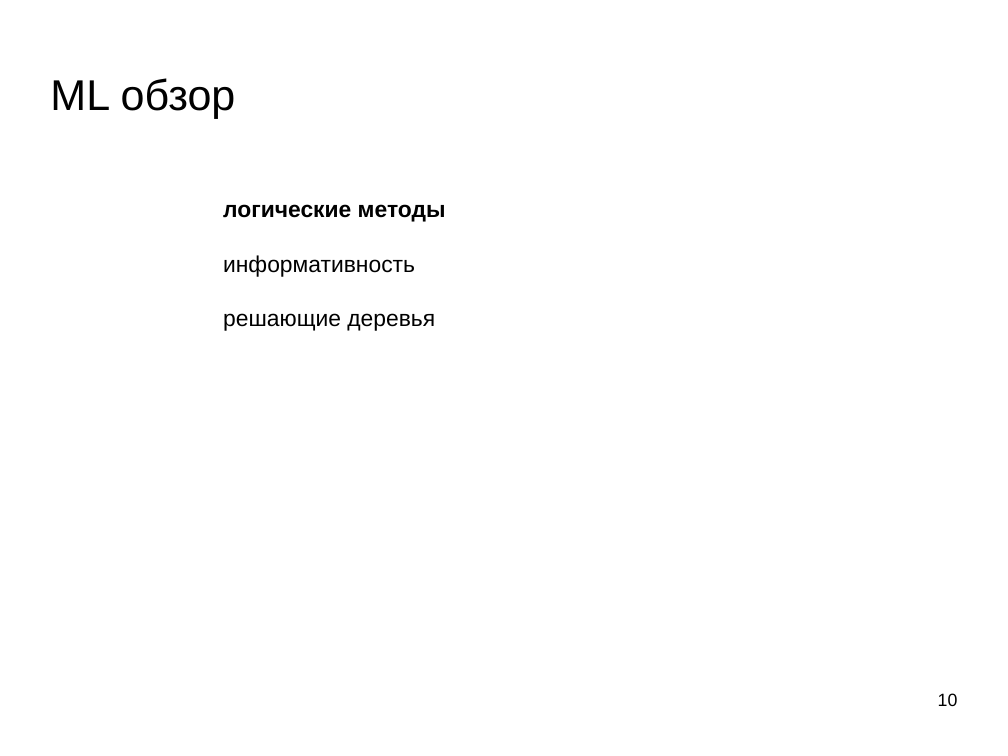
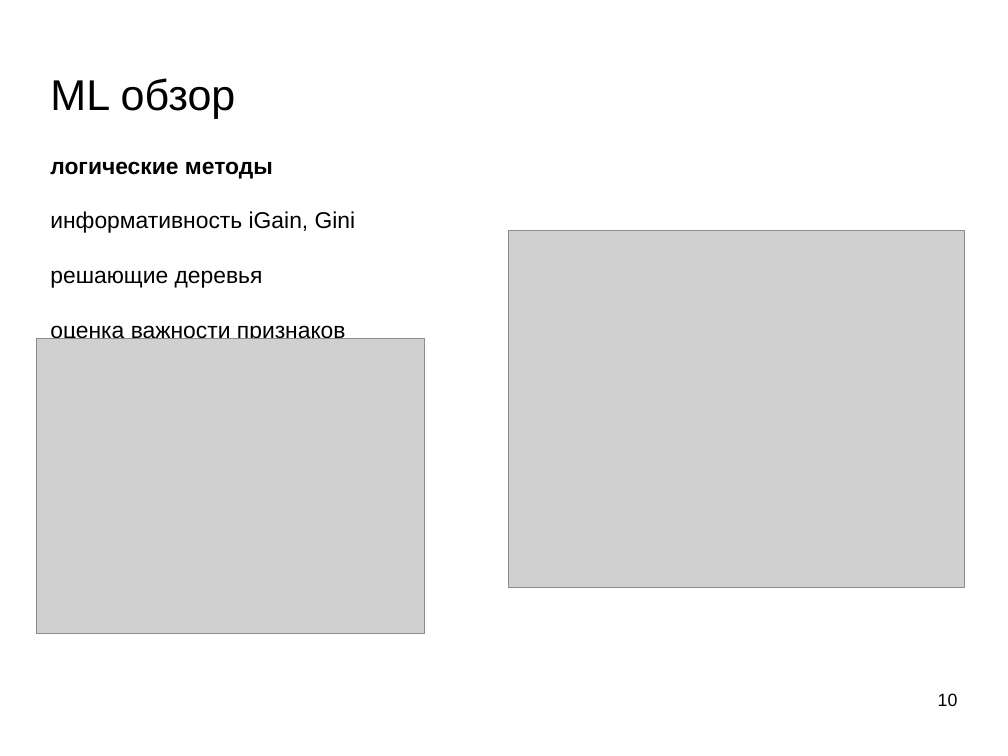
Before and after one commit to mechanoid5/ml_lectorium_legacy, a slide deck: slide 10 of 15-conclusion.odp. Drawn at 1008x756 pixels with LibreOffice and Linux fonts; fonts in the diff are those of the drawing; grey boxes stand for pictures; background and template pictures are left out. Boxes give left, top, right and bottom in pixels: in the first picture for what was removed or moved away, otherwise in the second. Text is boxed around its words. In the diff, an @@ line names an element or a change of style, - is before the commit and + after.

```diff
--- a/15-conclusion.odp
+++ b/15-conclusion.odp
@@ text "логические методы": place and size @@
-text "логические методы" at (223,204,446,331)
+text "логические методы" at (50,161,356,339)
@@ text at (50,211,356,233): text changed @@
-информативность
+информативность iGain, Gini
@@ picture added at (509,231,965,587) @@
@@ text at (50,320,346,339): paragraph added @@
+оценка важности признаков
@@ picture added at (37,338,424,634) @@
```
Also in this commit, not shown: 9 other slides changed, 4 other files.
